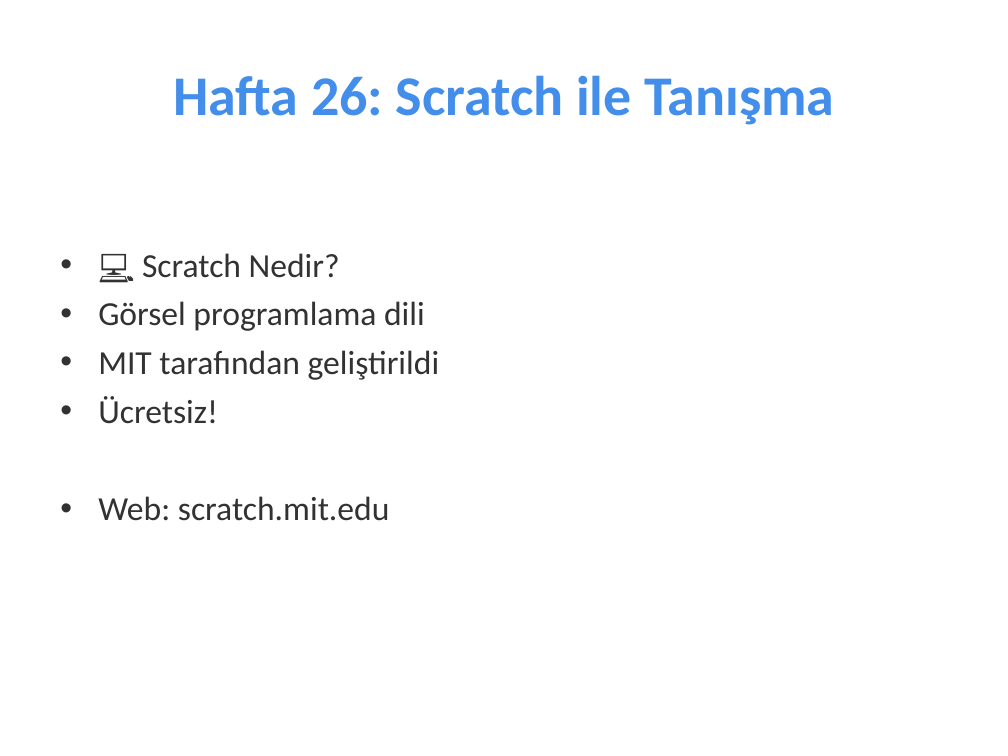
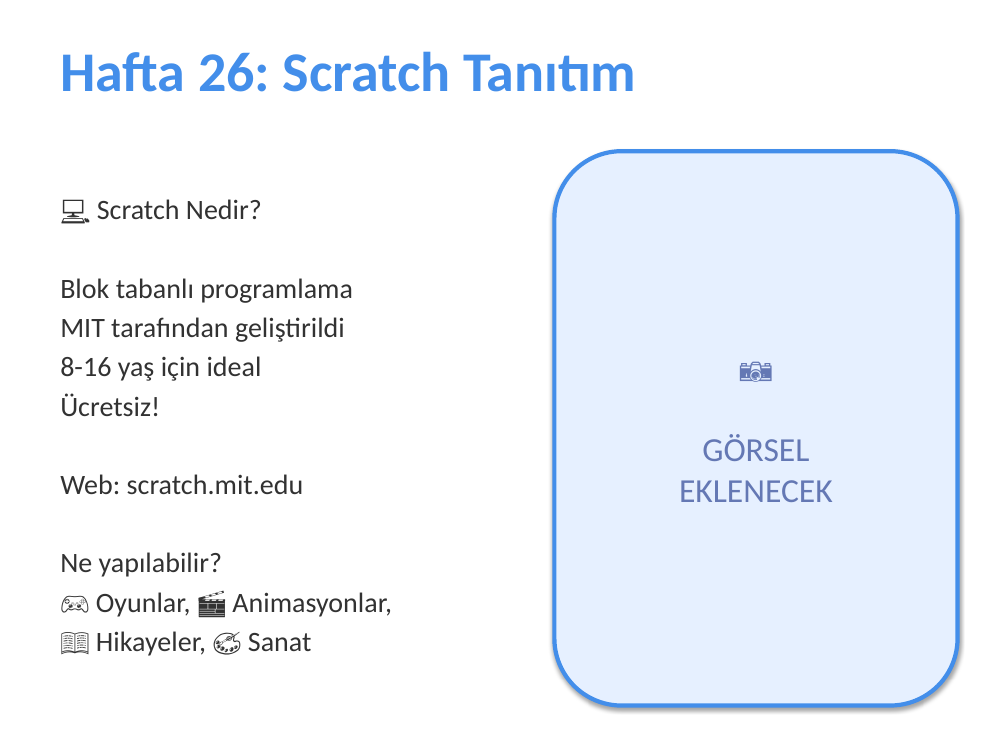
Before and after one commit to fikirkasi-arch/BST, a slide deck: slide 26 of sunumlar/5-SINIF-FULL-SUNUM.pptx (slide 28 before the commit). Drawn at 1008x756 pixels with LibreOffice and Linux fonts; fonts in the diff are those of the drawing. Boxes give left, top, right and bottom in pixels: in the first picture for what was removed or moved away, otherwise in the second. Text is boxed around its words. In the diff, an @@ line names an element or a change of style, - is before the commit and + after.

```diff
--- a/sunumlar/5-SINIF-FULL-SUNUM.pptx
+++ b/sunumlar/5-SINIF-FULL-SUNUM.pptx
@@ text "Hafta 26: Scratch Tanıtım" at (x1=60, y1=51, x2=636, y2=92): vertical alignment middle to top @@
@@ text at (x1=60, y1=51, x2=636, y2=92): text changed @@
-Hafta 26: Scratch ile Tanışma
+Hafta 26: Scratch Tanıtım
@@ rounded rectangle added at (x1=554, y1=151, x2=958, y2=706), fill #E6F0FF, outline #438EEA 3 pt, 24 pt, text #6478B4 @@
+📷
+GÖRSEL
+EKLENECEK
@@ text added at (x1=60, y1=199, x2=392, y2=656), 20 pt, text #323232 @@
+💻 Scratch Nedir?
+Blok tabanlı programlama
+MIT tarafından geliştirildi
+8-16 yaş için ideal
+Ücretsiz!
+Web: scratch.mit.edu
+Ne yapılabilir?
+🎮 Oyunlar, 🎬 Animasyonlar,
+📖 Hikayeler, 🎨 Sanat
@@ text removed at (x1=98, y1=253, x2=440, y2=521) @@
-• 💻 Scratch Nedir?
-• Görsel programlama dili
-• MIT tarafından geliştirildi
-• Ücretsiz!
-• Web: scratch.mit.edu
```
Also in this commit, not shown: 20 other slides changed, 7 slides added, 14 slides removed, 3 other files.
